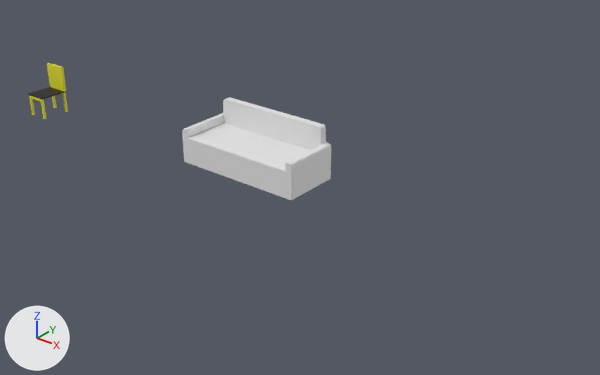
The Blender file Blender projects/furniture.blend, before and after one commit.
Both versions are drawn from a 50 mm lens placed at (19.05, -20.01, 13.03), pointed at (2.52, 0.64, 0.22). Arrows for +X, +Y and +Z are at lower left; the lights stay in place. Mesh edges are drawn as thin lines on the coarser meshes.
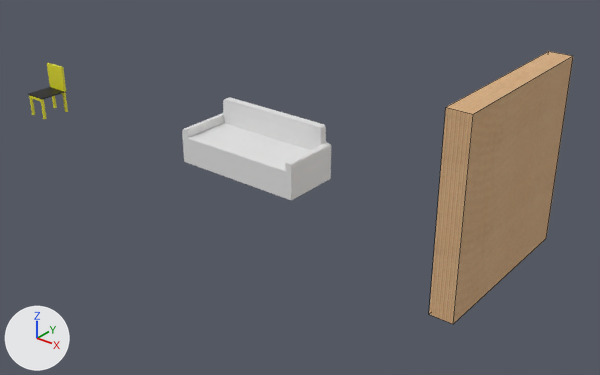
Where the newer file only moved an object's origin or applied its transform, the numbers keep the older frame.

Where the change shows, as pixel boxes [x1, y1, x2, y2] in the pictures (600 x 375 px):
'wall', added
    after: [429, 51, 573, 324]

Diff of the bpy script that builds the scene:
```diff
--- a/Blender projects/furniture.blend.py
+++ b/Blender projects/furniture.blend.py
@@ img_strpweav_normal_tif @@
+img_strpweav_normal_tif = load_image('strpweav_Normal.tif', '../Assets/Models/strpweav_Normal.tif', 512, 512, 'Non-Color')
@@ img_strpweav_roughness_tif @@
+img_strpweav_roughness_tif = load_image('strpweav_Roughness.tif', '../Assets/Models/strpweav_Roughness.tif', 512, 512, 'Non-Color')
@@ img_strpweav_tif @@
+img_strpweav_tif = load_image('strpweav.tif', '../Assets/Models/strpweav.tif', 512, 512, 'sRGB')
@@ mat_material_002 @@
+mat_material_002 = bpy.data.materials.new('Material.002')
+# uses the picture img_strpweav_normal_tif
+# uses the picture img_strpweav_roughness_tif
+# uses the picture img_strpweav_tif
@@ me_cube_002 @@
+me_cube_002.from_pydata(...)  # a box spanning x -0.38..0.38, y -3.0..3.0, z 0.0..6.0
+me_cube_002.materials.append(mat_material_002)
@@ ob_wall @@
+ob_wall = bpy.data.objects.new('wall', me_cube_002)
+ob_wall.location = (10.32, 0.0, 0.0)
```
